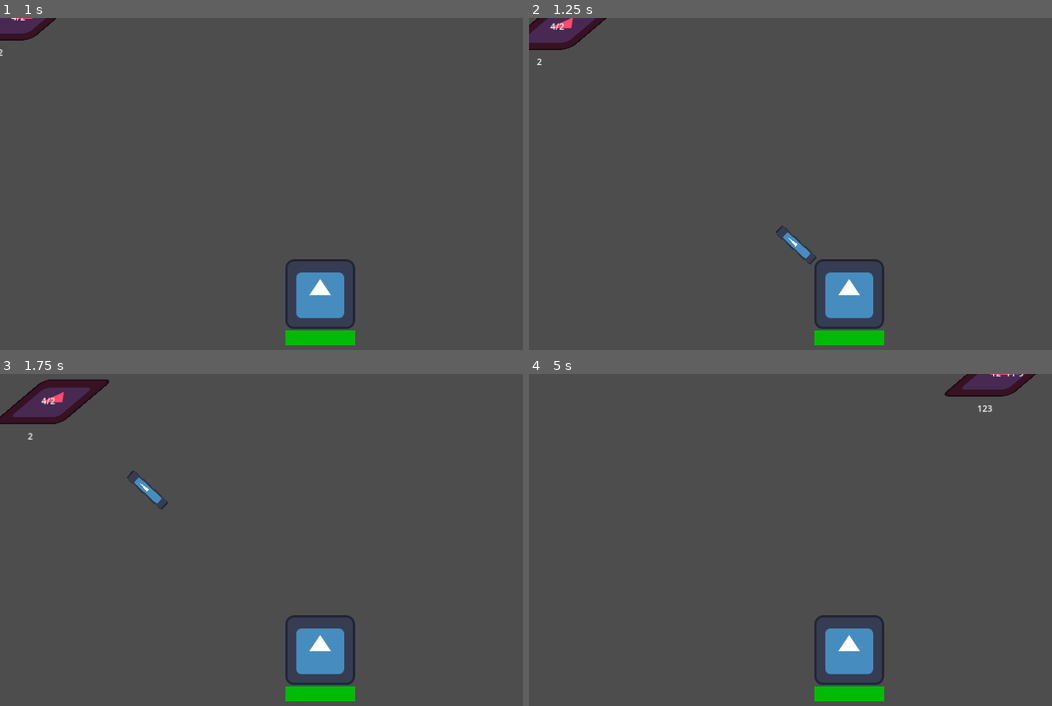
Above: before the commit, frames 1-4 (two rows, left to right).
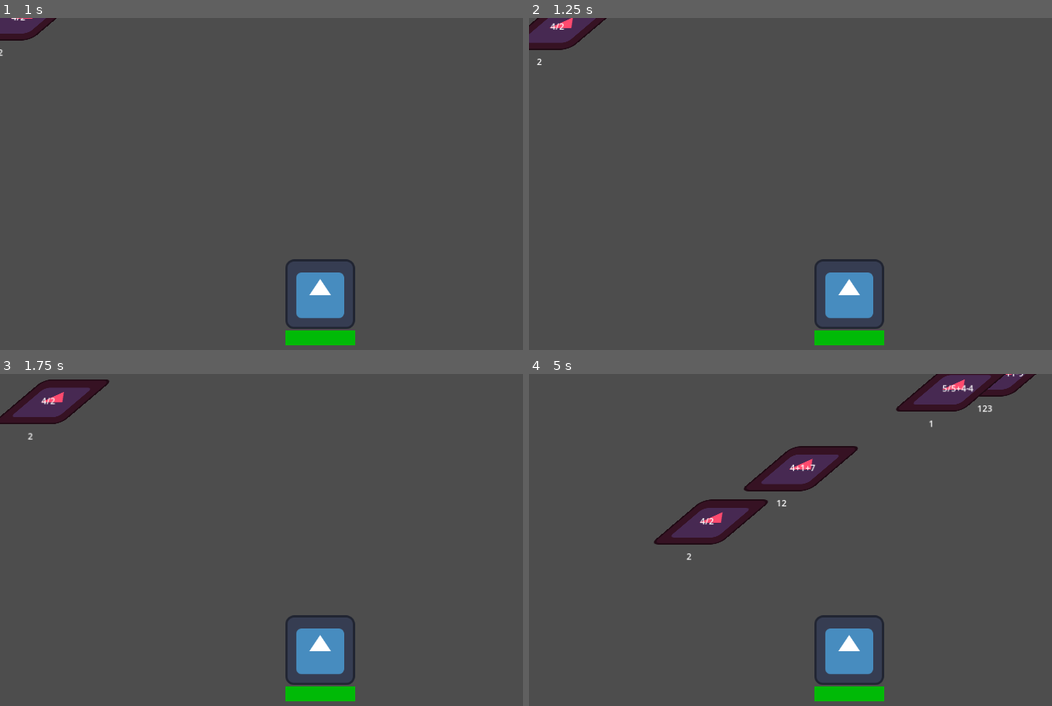
Above: after the commit, the same moments.

Repository: StefanoGavatta/MatematicaLanParty
Game: Godot game, scene res://world/world.tscn
The game is run twice, just before and just after one commit, with the same random seed, the same clock (stepped at 60 frames per second) and the same inputs. The engine's default icon, where the game draws it, is replaced by a stand-in: a white triangle on a blue panel in a dark square.
Inputs:
- Up to frame 1 (1 s): tap Enter at 0.5 s
- Up to frame 2 (1.25 s): no input
- Up to frame 3 (1.75 s): no input
- Up to frame 4 (5 s): no input

Frame 1 is identical in both runs. In frame 2, 0.2% of the frame differs, in the area x 47-56%, y 62-75%; in frame 3, 0.2%; in frame 4, 4.9%, in the area x 23-92%, y 0-57%.

Commit message:
inseriti commenti in tutto il progetto
inseriti commenti per una migliore comprensione del codice

Diff:
--- a/CPU/ai.gd
+++ b/CPU/ai.gd
@@ -1,5 +1,7 @@
 @icon("res://Icons/node/icon_beetle.png")
 extends Node
+
+#!!!IA per tesrtare le funzinalità!!!!
 
 @export var enable: bool = false
 @export var FireRate: float = 2
--- a/Cavalieri/cavaliere.gd
+++ b/Cavalieri/cavaliere.gd
@@ -21,10 +21,10 @@
 	move_and_slide()
 
 #metodo chiamato per eliminare l'asteroide sia se hitta che se viene indovinato
-#si auto rimuove dall'array non lasciandio traccia
 func distruggiCavaliere():
 	queue_free()
 
+#in base alla difficoltà decide se andare + lento
 func assegnaValori():
 	match difficolta:
 		1:
--- a/Cavalieri/distruggi_cavalieri.gd
+++ b/Cavalieri/distruggi_cavalieri.gd
@@ -7,15 +7,17 @@
 @onready var input: LineEdit = $"../Input/Input"
 @onready var testo_vis: Label = $"../Input/SkinInput"
 
+#controlla ogni frame che nella casella input sia presente il valore corretto
 func _process(delta: float) -> void:
 	var cavalieriPresenti = cavalieri.get_children()
 	for i in range(len(cavalieriPresenti)):
 		if input.text == str(cavalieriPresenti[i].risultato) && !cavalieriPresenti[i].indovinato:
 			cavalieriPresenti[i].indovinato = true
-			instanziaProiettile(cavalieriPresenti[i])
+			istanziaProiettile(cavalieriPresenti[i])
 			$"../Input".resetInput()
 
-func instanziaProiettile(nemico: CharacterBody2D):
+#crea il proiettile e gli da i valori
+func istanziaProiettile(nemico: CharacterBody2D):
 		var colpoINST = colpo.instantiate()
 		colpoINST.position = %Bersaglio.position
 		colpoINST.direzione = nemico.position
--- a/Cavalieri/genera_espressione.gd
+++ b/Cavalieri/genera_espressione.gd
@@ -1,6 +1,10 @@
 @icon("res://Icons/node/icon_parchment.png")
 
 extends Node
+#!!!!SCRIPT ALTAMENTE POCO EFFICIENTE!!!!
+
+
+#lambda function per determinare la difficoltà in base alle probabilità
 var difficolta = func():
 	var numeroID = randi_range(1,10)
 	if numeroID > 0 && numeroID <= 5:
@@ -16,17 +20,20 @@
 @export var numeroMin: int = 1
 @export var numeroMax: int = 12
 
+#chiama la lambda function e affida il valore
 func _ready() -> void:
 	difficolta = difficolta.call()
 	get_parent().difficolta = difficolta
 	calcolatore(AssemblaNumero(selezionaNumeri(difficolta)))
 
+#seleziona da 2 a 4 numeri e inserisce nell'array
 func selezionaNumeri(difficolta: int)->Array:
 	var numeri = []
 	for i in range(difficolta):
 		numeri.append(randi_range(numeroMin,numeroMax))
 	return numeri
 
+#inserisce in mezzo ai numeri uno tra i 4 simboli(* e /) possono esseree utilizzati solo una volta
 func AssemblaNumero(numeri:Array):
 	var positions = -1
 	var simboli = ["+","-","*","/"]
@@ -40,33 +47,33 @@
 			if "/" in numeri and simboli.has("/"):
 				simboli.erase("/")
 
-	numeri.append(randi_range(numeroMin,numeroMax))
+	numeri.append(randi_range(numeroMin,numeroMax))#aggiunge l'ultimo numero
 	return numeri
 
 func calcolatore(numeri:Array):
 	get_parent().risultato = verificaRisultato(trovaX(numeri))
 
-	if nuoviNumeri != null:
+	if nuoviNumeri != null:#se l'espressione è stata cambiata scriverà i nuovi valori
 		for i in len(nuoviNumeri):
 			espressione.text += str(nuoviNumeri[i])
-	else:
+	else: #altrimenti userà quella base
 		for i in len(numeri):
 			espressione.text += str(numeri[i])
 
-	risultato.text = str(get_parent().risultato)
+	risultato.text = str(get_parent().risultato) #!!!!!! debug !!!
 
-	queue_free()
+	queue_free() #si autodistrugge perchè ormai inutile
 
 
 var nuoviNumeri= null
 func verificaRisultato(risultato):
 
-	# Ensure result is a positive integer
+	# si assicura che il valore sia intero
 	if typeof(risultato) == TYPE_FLOAT or risultato is float or risultato < 1:
 		nuoviNumeri = AssemblaNumero(selezionaNumeri(difficolta))
 		return verificaRisultato(trovaX(nuoviNumeri))
 
-	# Convert to integer to remove any potential floating point imprecision
+	# converte in intero
 	return int(risultato)
 
 
@@ -74,15 +81,15 @@
 func trovaX(numeri:Array):
 	var calcolati = numeri.duplicate()
 
-	# Handle division carefully to avoid floats
+	#ci assicuriamo che le divisioni non generi floats (unico operatore che può farlo)
 	while "/" in calcolati:
 		var indice = calcolati.find("/")
 		if indice > 0 and indice < calcolati.size() - 1:
-			# Ensure division results in a whole number
+			# affidiamo divisore e dividendo
 			var divisore = calcolati[indice+1]
 			var dividendo = calcolati[indice-1]
 
-			# If division doesn't result in a whole number, regenerate
+			# se la divisione non
 			if dividendo % divisore != 0:
 				return 0
 
--- a/Cavalieri/generatore_di_cavalieri.gd
+++ b/Cavalieri/generatore_di_cavalieri.gd
@@ -3,23 +3,22 @@
 
 const meteora = preload("res://Cavalieri/cavaliere.tscn")
 @onready var timer: Timer = $Timer
+@export var minSpawn: int = 1
+@export var maxSpawn: int = 5
 
-
-func selezioneWaitTime():
-	timer.wait_time = randi_range(1,2)
+func selezioneWaitTime():#seleziona il tempo di spawn cavalieri
+	timer.wait_time = randi_range(minSpawn,maxSpawn)
 
 func selezionaPosizione() -> Vector2:
 	return Vector2(randi_range(0,1168),0)
 
 
-func summonMeteorite():
+func summonMeteorite():#istanzia e crea il nemico
 	var asteroideinst = meteora.instantiate()
 	asteroideinst.position = selezionaPosizione()
 	$Cavalieri.add_child(asteroideinst)
 
 
-
-
-func _on_timer_timeout() -> void:
+func _on_timer_timeout() -> void:#summona e selezina il prossimo wait time
 	summonMeteorite()
 	selezioneWaitTime()
--- a/UI_GD/control.gd
+++ b/UI_GD/control.gd
@@ -1,15 +1,22 @@
 @icon("res://Icons/control/icon_text_panel.png")
 extends Control
+
+##DATI problemi tecnici dell'engine non è possibile togliere
+#la barra che lampeggia durante la ascrittura
+#per questo è stata utilizzata una label che riflette ciò che è scritto
+#nell'input mentre quest'ultimo è invisibile
 
 @onready var input: LineEdit = $Input
 @onready var testo_vis: Label = $SkinInput
 
+#permette di non staccare il focus di scrittura
 func _ready() -> void:
 	input.grab_focus()
 	input.focus_exited.connect(_on_focus_exited)
 	input.virtual_keyboard_type = LineEdit.KEYBOARD_TYPE_NUMBER
 	input.text_changed.connect(_on_input_text_changed)
 
+#permette di scrivere solo valori numerici
 func _on_input_text_changed(new_text: String) -> void:
 	var solo_numeri = ""
 	for carattere in new_text:
@@ -18,12 +25,14 @@
 	input.set_text(solo_numeri)
 	input.caret_column = solo_numeri.length()
 
+#rimette il focus se si dovesse togliere
 func _on_focus_exited() -> void:
 	input.grab_focus()
 
 func _process(delta: float) -> void:
 	aggiornaTesto()
 
+#aggiorna la label contente l'input
 func aggiornaTesto():
 	testo_vis.text = input.text
 
--- a/world/world.tscn
+++ b/world/world.tscn
@@ -29,6 +29,7 @@
 position = Vector2(588, 508)
 
 [node name="GeneratoreDiCavalieri" parent="." instance=ExtResource("4_gn8x3")]
+maxSpawn = 2
 
 [node name="Cavalieri" type="Node" parent="GeneratoreDiCavalieri"]
 
@@ -76,5 +77,4 @@
 horizontal_alignment = 1
 
 [node name="AI" parent="." instance=ExtResource("6_6kvby")]
-enable = true
 FireRate = 1.5
Not shown, changed: README.md
